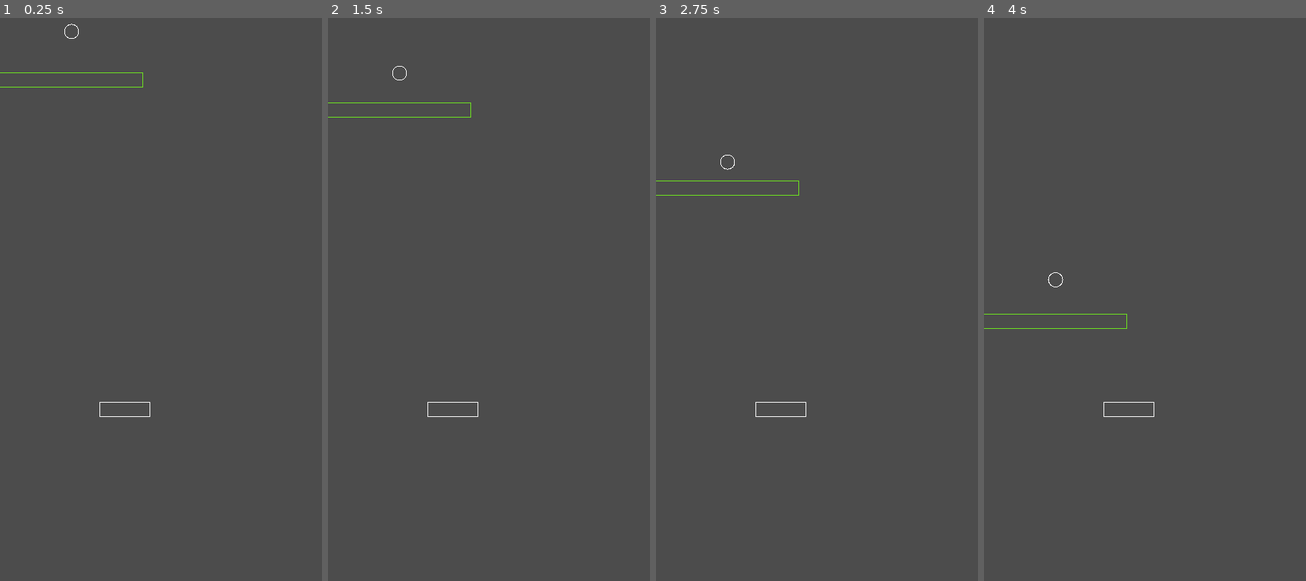
Above: before the commit, frames 1-4 (left to right).
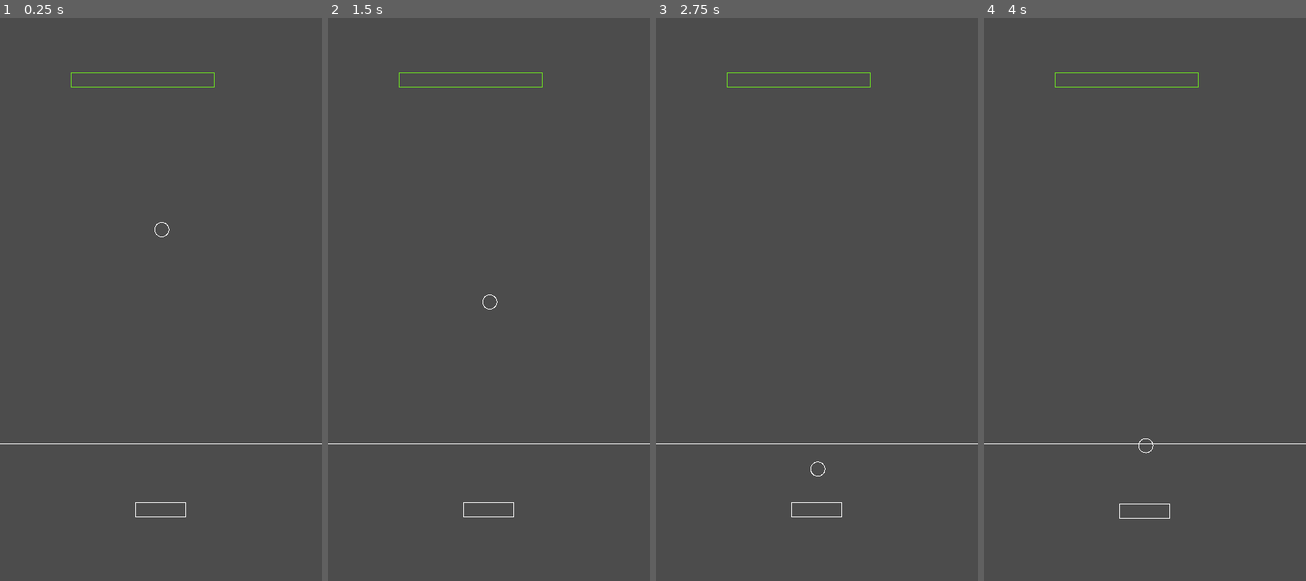
Above: after the commit, the same moments.

Repository: marx-saul/dynamic_break_out
Game: Godot game, scene res://scene/Main.tscn
Same seed, same stepped clock (60 frames per second), same inputs: the game is played once before the commit and once after it. The project has no main scene, so this scene is started directly.
Inputs (mouse positions are in pixels of both pictures, inside the frame that each line leads up to):
- Up to frame 1 (0.25 s): no input
- Up to frame 2 (1.5 s): move the mouse to (559, 265) at 0.52 s; click (559, 265) at 0.67 s; move the mouse to (424, 322) at 1.27 s; click (424, 322) at 1.42 s
- Up to frame 3 (2.75 s): move the mouse to (849, 170) at 2.02 s; click (849, 170) at 2.17 s
- Up to frame 4 (4 s): move the mouse to (1128, 406) at 2.77 s; click (1128, 406) at 2.92 s; move the mouse to (1241, 378) at 3.52 s; click (1241, 378) at 3.67 s

The runs differ from the first frame. In frame 1, 0.4% of the frame differs, in the area x 0-100%, y 1-89%; in frame 2, 0.5%; in frame 3, 0.5%, in the area x 0-100%, y 9-89%; in frame 4, 0.5%.

Commit message:
block, bar, ball

Diff:
--- /dev/null
+++ b/scene/Ball.gd
@@ -0,0 +1,20 @@
+extends RigidBody2D
+
+
+# Called when the node enters the scene tree for the first time.
+func _ready():
+	contact_monitor = true;
+	contacts_reported = 20;
+
+func _physics_process(delta):
+	var collidingList = get_colliding_bodies();
+	#if (collidingList.size() > 0): print_debug("detect");
+	for body in collidingList:
+		print(body);
+		if (body.get_name() == "Block"):
+			body.eliminate();
+			break;
+
+# Called every frame. 'delta' is the elapsed time since the previous frame.
+#func _process(delta):
+#	pass
--- a/scene/Ball.tscn
+++ b/scene/Ball.tscn
@@ -1,4 +1,6 @@
-[gd_scene load_steps=3 format=2]
+[gd_scene load_steps=4 format=2]
+
+[ext_resource path="res://scene/Ball.gd" type="Script" id=1]
 
 [sub_resource type="PhysicsMaterial" id=1]
 bounce = 0.5
@@ -9,6 +11,7 @@
 mode = 2
 physics_material_override = SubResource( 1 )
 continuous_cd = 2
+script = ExtResource( 1 )
 
 [node name="CollisionShape2D" type="CollisionShape2D" parent="."]
 shape = SubResource( 2 )
--- a/scene/Bar.tscn
+++ b/scene/Bar.tscn
@@ -2,27 +2,28 @@
 
 [ext_resource path="res://script/Bar.gd" type="Script" id=1]
 
-[sub_resource type="PhysicsMaterial" id=2]
+[sub_resource type="PhysicsMaterial" id=1]
 bounce = 0.3
 
-[sub_resource type="RectangleShape2D" id=1]
+[sub_resource type="RectangleShape2D" id=2]
 extents = Vector2( 35.0668, 10 )
 
 [node name="Bar" type="RigidBody2D"]
 collision_mask = 3
 mode = 2
-physics_material_override = SubResource( 2 )
+mass = 5.0
+physics_material_override = SubResource( 1 )
 gravity_scale = 0.0
 continuous_cd = 2
 script = ExtResource( 1 )
 
 [node name="CollisionShape2D" type="CollisionShape2D" parent="."]
-shape = SubResource( 1 )
+shape = SubResource( 2 )
 __meta__ = {
 "_edit_group_": true
 }
 
-[node name="Line2D" type="Line2D" parent="."]
+[node name="Boundary" type="Line2D" parent="."]
 points = PoolVector2Array( 35, -10, -35, -10, -35, 10, 35, 10, 35, -10 )
 width = 1.0
 default_color = Color( 1, 1, 1, 1 )
--- a/scene/Main.tscn
+++ b/scene/Main.tscn
@@ -6,24 +6,31 @@
 [ext_resource path="res://scene/Block.tscn" type="PackedScene" id=4]
 [ext_resource path="res://scene/Bar.tscn" type="PackedScene" id=5]
 
+[sub_resource type="PhysicsMaterial" id=1]
+friction = 0.0
+bounce = 0.4
+
+[sub_resource type="RectangleShape2D" id=2]
+extents = Vector2( 243.464, 42.0703 )
+
 [sub_resource type="PhysicsMaterial" id=3]
 friction = 0.0
-bounce = 0.7
+bounce = 0.4
 
-[sub_resource type="RectangleShape2D" id=2]
+[sub_resource type="RectangleShape2D" id=4]
 extents = Vector2( 46.233, 412.345 )
 
-[sub_resource type="RectangleShape2D" id=1]
+[sub_resource type="RectangleShape2D" id=5]
 extents = Vector2( 236.349, 42.3985 )
 
-[sub_resource type="PhysicsMaterial" id=4]
+[sub_resource type="PhysicsMaterial" id=6]
 friction = 0.0
 
 [node name="root" type="Node2D"]
 script = ExtResource( 2 )
 
 [node name="Ball" parent="." instance=ExtResource( 1 )]
-position = Vector2( 100, 30 )
+position = Vector2( 226.142, 306.628 )
 
 [node name="Blocks" type="Node" parent="."]
 script = ExtResource( 3 )
@@ -31,6 +38,22 @@
 
 [node name="Bar" parent="." instance=ExtResource( 5 )]
 position = Vector2( 225, 700 )
+
+[node name="BarRestrictor" type="RigidBody2D" parent="."]
+position = Vector2( 225, 700 )
+collision_layer = 2
+collision_mask = 0
+mode = 1
+physics_material_override = SubResource( 1 )
+
+[node name="CollisionShape2D" type="CollisionShape2D" parent="BarRestrictor"]
+position = Vector2( 0, -134.994 )
+shape = SubResource( 2 )
+
+[node name="Line2D" type="Line2D" parent="BarRestrictor"]
+points = PoolVector2Array( -225, -92, 225, -92 )
+width = 1.0
+default_color = Color( 1, 1, 1, 1 )
 
 [node name="Wall" type="Node2D" parent="."]
 
--- a/script/Bar.gd
+++ b/script/Bar.gd
@@ -11,8 +11,7 @@
 func _ready():
 	pass
 
-# Called every frame. 'delta' is the elapsed time since the previous frame.
-func _physics_process(delta):
+"""func _physics_process(delta):
 	var current_mouse_position = get_viewport().get_mouse_position();
 
 	if   ( position.y > max_y ):
@@ -35,10 +34,28 @@
 		vx = vx / magnitude * max_speed;
 		vy = vy / magnitude * max_speed;
 	else:
-		var magnitude = sqrt(mag2);
 		vx /= ease_move_level;
 		vy /= ease_move_level;
 	# set Bar's velocity
-	linear_velocity = Vector2(vx, vy);
+	linear_velocity = Vector2(vx, vy);"""
+	#position = get_viewport().get_mouse_position();
 
-	#position = get_viewport().get_mouse_position();
+var clicked_position: Vector2 = Vector2(0, 0);
+func _input(event):
+	if event is InputEventMouseButton:
+		# click
+		if (event.is_pressed()):
+			clicked_position = event.position;
+			linear_velocity = Vector2(0, 0);
+		# unclick
+		else:
+			# add force
+			var diff = event.position - clicked_position;
+			# |diff| <= max_speed
+			var mag2 = pow(diff.x, 2) + pow(diff.y, 2)
+			if (mag2 > max_speed_power2):
+				var magnitude = sqrt(mag2);
+				diff = diff * max_speed / magnitude;
+			# add
+			apply_central_impulse(diff * mass);
+			clicked_position = Vector2(0, 0);
--- a/script/Block.gd
+++ b/script/Block.gd
@@ -1,4 +1,8 @@
 extends RigidBody2D
+
+var shape;
+var ownerId;
+var boundary;
 
 # Called when the node enters the scene tree for the first time.
 func _ready():
@@ -7,15 +11,14 @@
 
 func init(pos_x: float, pos_y: float, size_x: float, size_y: float):
 	# generate shape for the block
-	var shape = RectangleShape2D.new();
+	shape = RectangleShape2D.new();
 	shape.extents = Vector2(size_x, size_y);
-	var ownerId = create_shape_owner(self);
+	ownerId = create_shape_owner(self);
 	shape_owner_add_shape(ownerId, shape);
 
 	# draw boundary
-	var boundary = Line2D.new();
+	boundary = Line2D.new();
 	boundary.default_color = Color("70E820");
-	print_debug(str(boundary.default_color.r) + ", " + str(boundary.default_color.g) + ", " + str(boundary.default_color.b));
 	boundary.width = 1;
 	boundary.add_point(Vector2(-size_x, -size_y));
 	boundary.add_point(Vector2( size_x, -size_y));
@@ -24,4 +27,27 @@
 	boundary.add_point(Vector2(-size_x, -size_y));
 	add_child(boundary);
 
+	# set position and mass
 	position = Vector2(pos_x, pos_y);
+	mass = size_x * size_y / 400.0;
+
+const step_num = 40;
+const elim_FPS = 1/60.0
+# Delete object with an effect
+func eliminate():
+	# remove colliders
+	remove_shape_owner(ownerId);
+	#linear_velocity = Vector2(0, 0);
+	# lines expands
+	for step in range(step_num):
+		yield(get_tree().create_timer(elim_FPS), "timeout")
+		for pi in range(5):
+			# color fade out
+			boundary.default_color.a = 1.0 - min(1.25*pow(step/float(step_num), 0.5), 1.0);
+			# lines expands
+			var point = boundary.get_point_position(pi);
+			if (point.x > 0): point.x += 3 - 3*step/step_num;
+			if (point.x < 0): point.x -= 3 - 3*step/step_num;
+			if (point.y > 0): point.y += 3 - 3*step/step_num;
+			if (point.y < 0): point.y -= 3 - 3*step/step_num;
+			boundary.set_point_position(pi, point);
--- a/script/Blocks.gd
+++ b/script/Blocks.gd
@@ -4,7 +4,7 @@
 
 func _ready():
 	var block = Block.instance();
-	block.init(100, 100, 100, 10);
+	block.init(200, 100, 100, 10);
 	add_child(block);
 
 
Not shown: 3 places in scene/Main.tscn that only renumber resources
